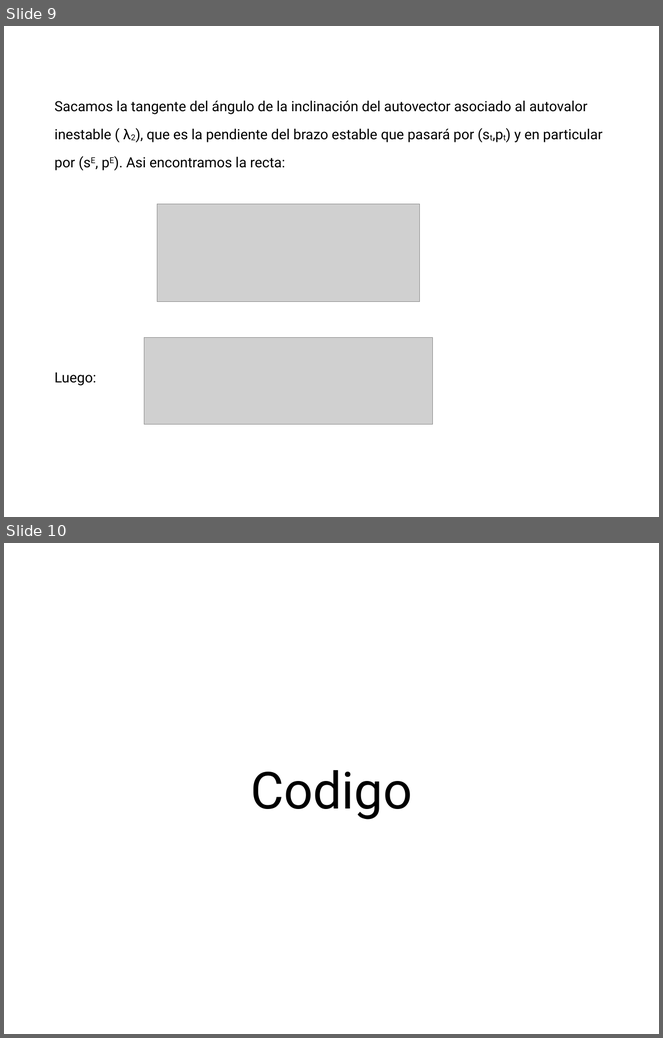
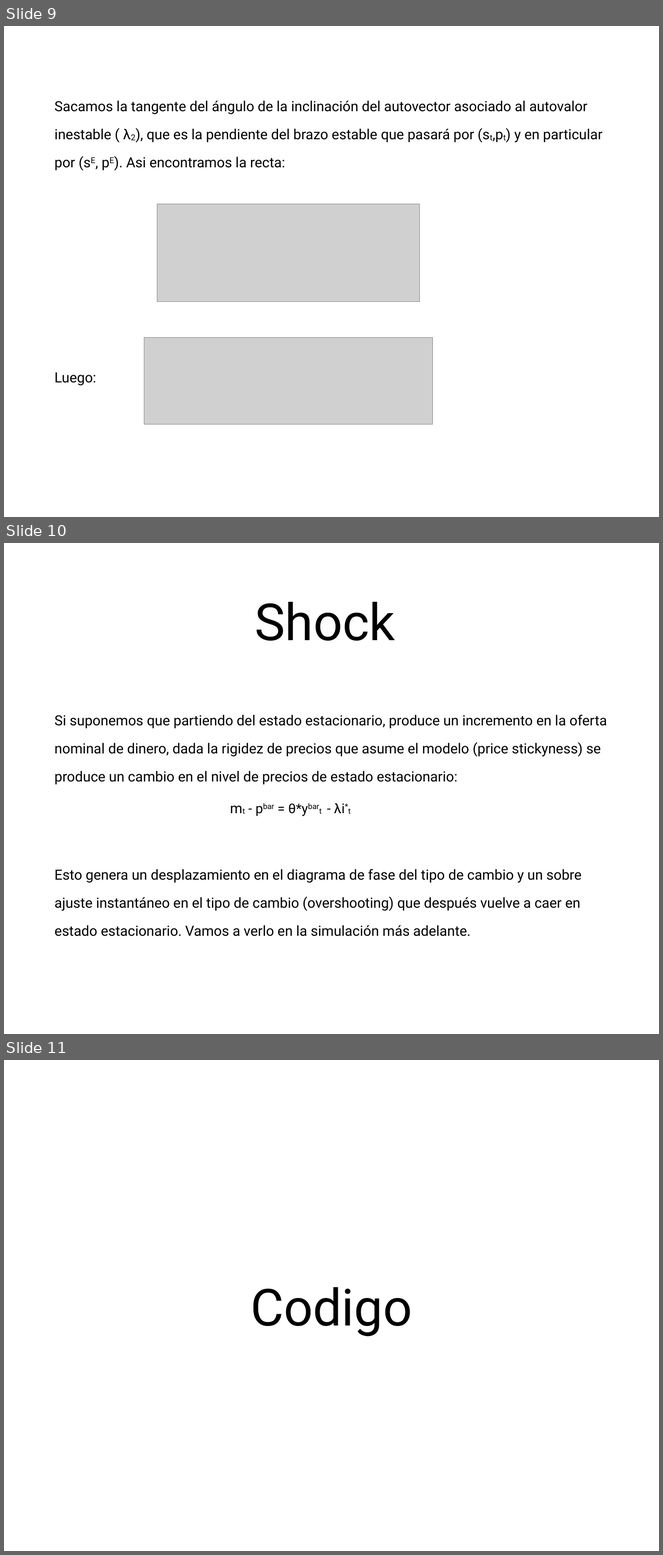
Before and after one commit to nicosandller/exchange-rate-overshooting, a slide deck: ODAF-Nicolas-Sandller.pptx. Shown one above the other, each under a label of ours: slides 9 and 10 before the commit, slides 9, 10 and 11 after it. The pictures are 663x1038 and 663x1555 pixels, drawn with LibreOffice and Linux fonts; fonts in the diff are those of the drawing; grey boxes stand for pictures. Boxes give left, top, right and bottom in pixels: in the first picture for what was removed or moved away, otherwise in the second. Text is boxed around its words. In the diff, an @@ line names an element or a change of style, - is before the commit and + after.

```diff
--- a/ODAF-Nicolas-Sandller.pptx
+++ b/ODAF-Nicolas-Sandller.pptx
@@ slide 10 added at (x1=4, y1=543, x2=659, y2=1034), background #FFFFFF @@
@@ title added at (x1=255, y1=602, x2=396, y2=641), 80 pt, text #000000 @@
+Shock
@@ text added at (x1=54, y1=715, x2=607, y2=937), 22 pt, text #000000 @@
+Si suponemos que partiendo del estado estacionario, produce un incremento en la oferta nominal de dinero, dada la rigidez de precios que asume el modelo (price stickyness) se produce un cambio en el nivel de precios de estado estacionario:
+                mt - pbar = θ*ybart - λi*t
+Esto genera un desplazamiento en el diagrama de fase del tipo de cambio y un sobre ajuste instantáneo en el tipo de cambio (overshooting) que después vuelve a caer en estado estacionario. Vamos a verlo en la simulación más adelante.
@@ what was slide 10 is now slide 11 @@
```
Also in this commit, not shown: 1 slide changed, 3 other files.
